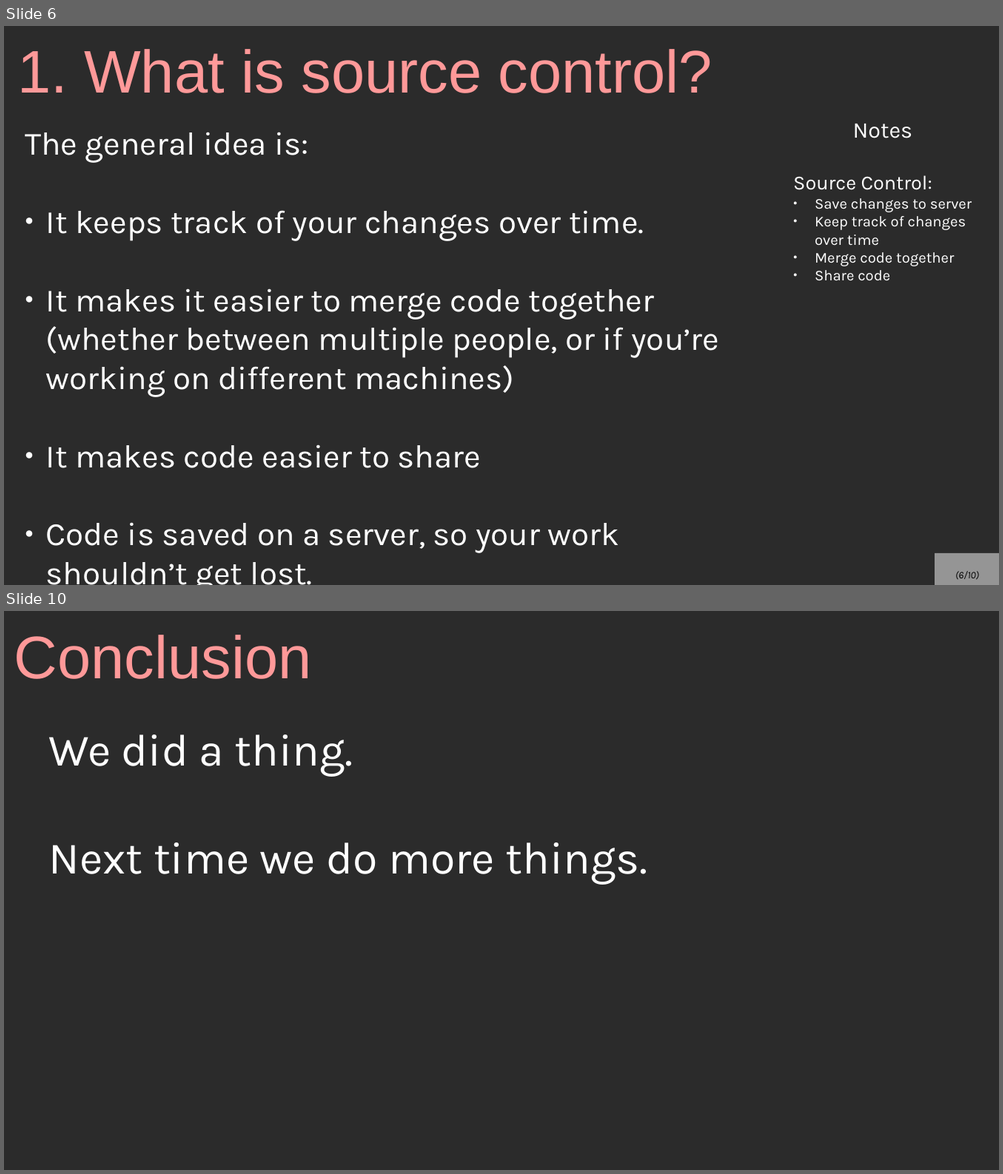
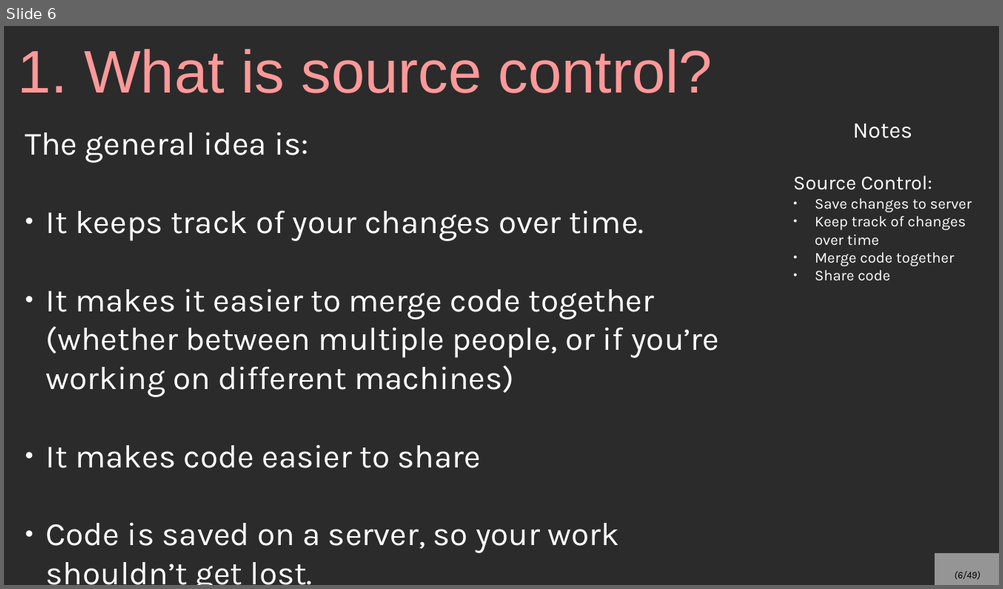
Before and after one commit to mariamhabib/CS250-Data-Structures, a slide deck: Lectures/Slides/Git and Source Control.odp. Shown one above the other, each under a label of ours: slides 6 and 10 before the commit, slide 6 after it; the slides between them are not shown. The pictures are 1003x1174 and 1003x589 pixels, drawn with LibreOffice and Linux fonts; fonts in the diff are those of the drawing; background and template pictures are left out; a plain dark background stands for a picture behind light text. Boxes give left, top, right and bottom in pixels: in the first picture for what was removed or moved away, otherwise in the second. Text is boxed around its words. In the diff, an @@ line names an element or a change of style, - is before the commit and + after.

```diff
--- a/Lectures/Slides/Git and Source Control.odp
+++ b/Lectures/Slides/Git and Source Control.odp
@@ slide 10 removed at (x1=4, y1=611, x2=999, y2=1170), background picture (left out) @@
@@ title removed at (x1=14, y1=635, x2=312, y2=679) @@
-Conclusion
@@ text removed at (x1=49, y1=735, x2=647, y2=885) @@
-We did a thing.
-Next time we do more things.
@@ page number at (x1=954, y1=571, x2=980, y2=580): text changed @@
-(6/10)
+(6/49)
```
Also in this commit, not shown: 3 slides changed, 42 slides added, 2 other slides removed, 1 other file.
